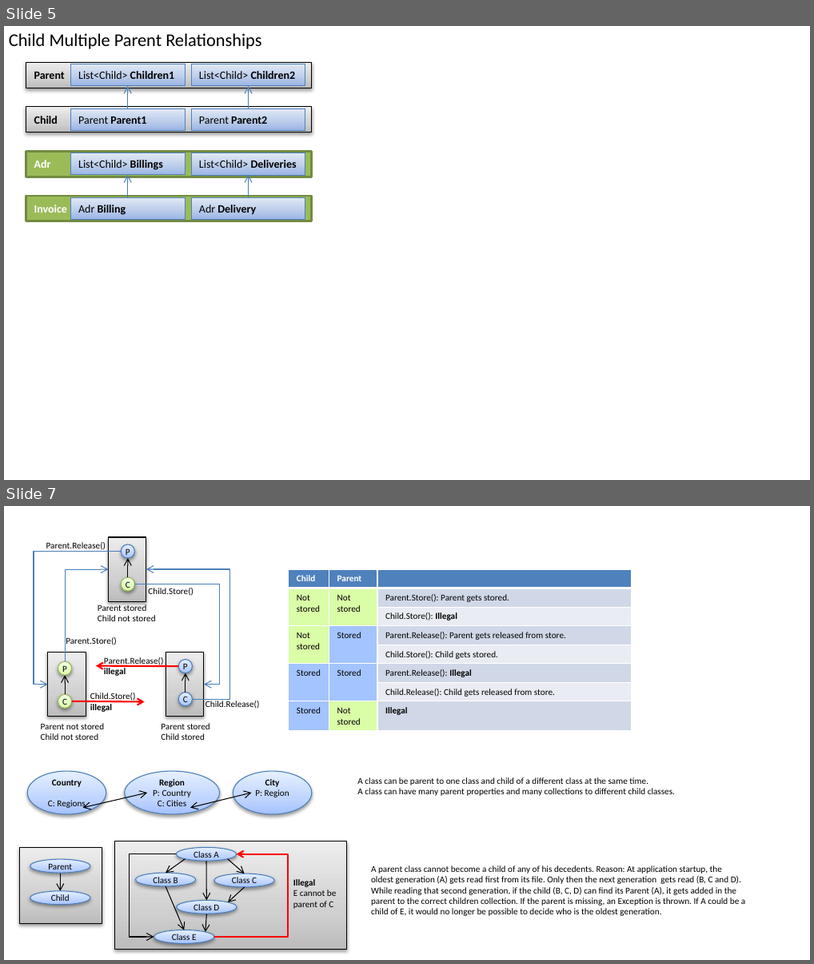
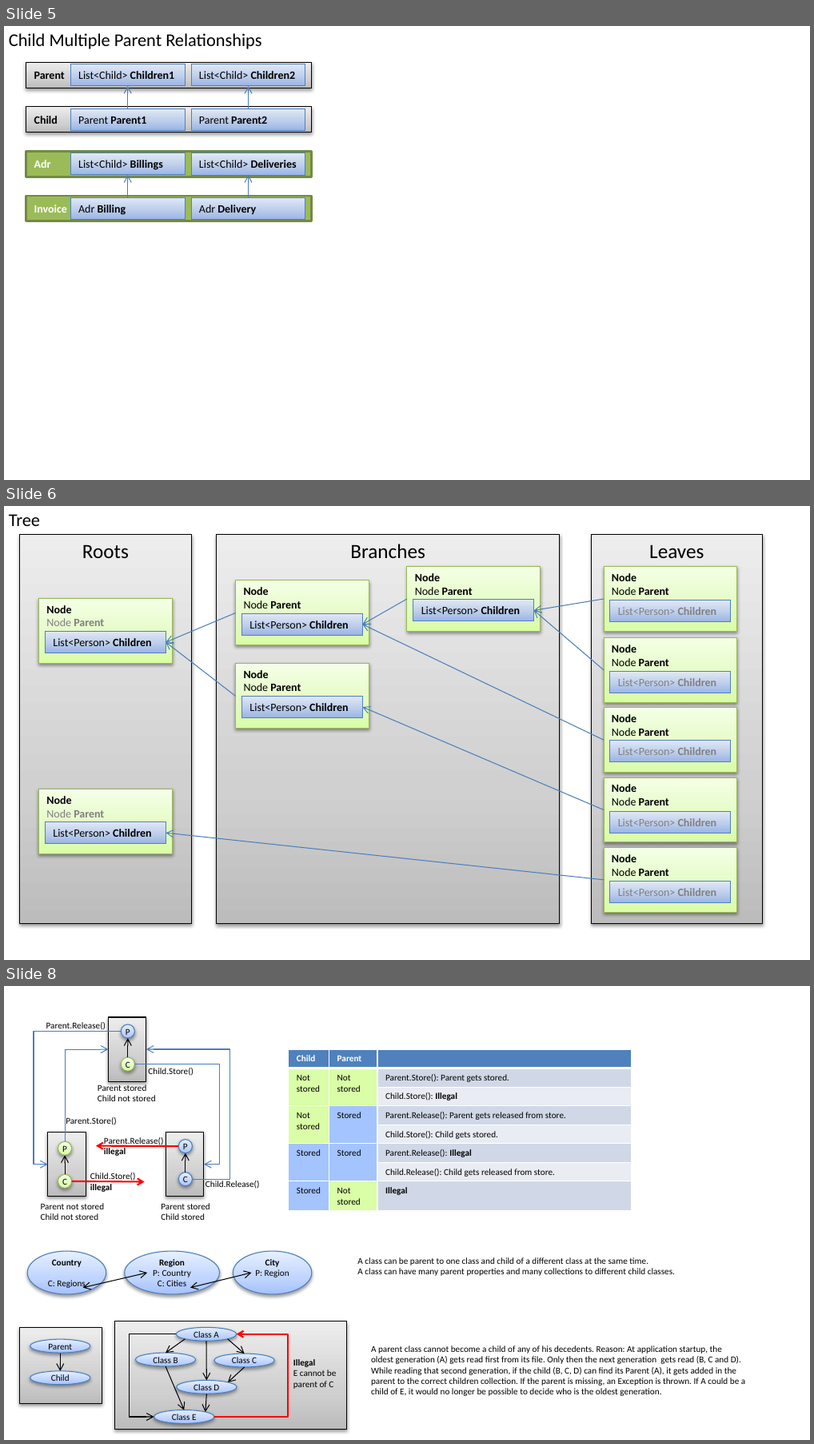
Before and after one commit to PeterHuberSg/StorageLib, a slide deck: Design.pptx. Shown one above the other, each under a label of ours: slides 5 and 7 before the commit, slides 5, 6 and 8 after it; the slides between them are not shown. The pictures are 814x964 and 814x1444 pixels, drawn with LibreOffice and Linux fonts; fonts in the diff are those of the drawing. Boxes give left, top, right and bottom in pixels: in the first picture for what was removed or moved away, otherwise in the second. Text is boxed around its words. In the diff, an @@ line names an element or a change of style, - is before the commit and + after.

```diff
--- a/Design.pptx
+++ b/Design.pptx
@@ slide 6 added at bbox=[4, 506, 810, 960], background #FFFFFF @@
@@ text added at bbox=[9, 514, 40, 526], 16 pt, text #000000 @@
+Tree
@@ rectangle added at bbox=[20, 534, 192, 924], fill gradient #BDBDBD to #D1D1D1 to #EEEEEE, outline #000000 0.75 pt, 18 pt, text #000000 @@
+Roots
@@ rectangle added at bbox=[217, 534, 560, 924], fill gradient #BDBDBD to #D1D1D1 to #EEEEEE, outline #000000 0.75 pt, 18 pt, text #000000 @@
+Branches
@@ rectangle added at bbox=[591, 534, 763, 924], fill gradient #BDBDBD to #D1D1D1 to #EEEEEE, outline #000000 0.75 pt, 18 pt, text #000000 @@
+Leaves
@@ rectangle added at bbox=[407, 567, 540, 631], fill gradient #DAFDA7 to #E4FCC2 to #F5FFE7, outline #98B955 0.75 pt, 10 pt, text #000000, bold @@
+Node
+Node Parent
@@ rectangle added at bbox=[604, 567, 737, 631], fill gradient #DAFDA7 to #E4FCC2 to #F5FFE7, outline #98B955 0.75 pt, 10 pt, text #000000, bold @@
+Node
+Node Parent
@@ rectangle added at bbox=[38, 598, 172, 663], fill gradient #DAFDA7 to #E4FCC2 to #F5FFE7, outline #98B955 0.75 pt, 10 pt, text #808080, bold @@
+Node
+Node Parent
@@ rectangle added at bbox=[235, 580, 369, 644], fill gradient #DAFDA7 to #E4FCC2 to #F5FFE7, outline #98B955 0.75 pt, 10 pt, text #000000, bold @@
+Node
+Node Parent
@@ arrow added from (407, 599) to (363, 624), #4B7EBC 0.75 pt @@
@@ rectangle added at bbox=[414, 600, 534, 621], fill gradient #9AB5E4 to #C2D1ED to #E1E8F5, outline #4F81BD 0.75 pt, 10 pt, text #000000 @@
+List<Person> Children
@@ arrow added from (604, 599) to (534, 610), #4B7EBC 0.75 pt @@
@@ rectangle added at bbox=[610, 600, 731, 622], fill gradient #9AB5E4 to #C2D1ED to #E1E8F5, outline #4F81BD 0.75 pt, 10 pt, text #808080 @@
+List<Person> Children
@@ arrow added from (235, 612) to (166, 642), #4B7EBC 0.75 pt @@
@@ rectangle added at bbox=[242, 613, 363, 635], fill gradient #9AB5E4 to #C2D1ED to #E1E8F5, outline #4F81BD 0.75 pt, 10 pt, text #000000 @@
+List<Person> Children
@@ arrow added from (604, 740) to (363, 624), #4B7EBC 0.75 pt @@
@@ arrow added from (604, 670) to (534, 610), #4B7EBC 0.75 pt @@
@@ rectangle added at bbox=[45, 631, 166, 652], fill gradient #9AB5E4 to #C2D1ED to #E1E8F5, outline #4F81BD 0.75 pt, 10 pt, text #000000 @@
+List<Person> Children
@@ arrow added from (235, 696) to (166, 642), #4B7EBC 0.75 pt @@
@@ rectangle added at bbox=[604, 637, 737, 702], fill gradient #DAFDA7 to #E4FCC2 to #F5FFE7, outline #98B955 0.75 pt, 10 pt, text #000000, bold @@
+Node
+Node Parent
@@ rectangle added at bbox=[235, 664, 369, 728], fill gradient #DAFDA7 to #E4FCC2 to #F5FFE7, outline #98B955 0.75 pt, 10 pt, text #000000, bold @@
+Node
+Node Parent
@@ rectangle added at bbox=[610, 672, 731, 693], fill gradient #9AB5E4 to #C2D1ED to #E1E8F5, outline #4F81BD 0.75 pt, 10 pt, text #808080 @@
+List<Person> Children
@@ rectangle added at bbox=[242, 696, 363, 718], fill gradient #9AB5E4 to #C2D1ED to #E1E8F5, outline #4F81BD 0.75 pt, 10 pt, text #000000 @@
+List<Person> Children
@@ arrow added from (604, 810) to (363, 707), #4B7EBC 0.75 pt @@
@@ rectangle added at bbox=[604, 708, 737, 772], fill gradient #DAFDA7 to #E4FCC2 to #F5FFE7, outline #98B955 0.75 pt, 10 pt, text #000000, bold @@
+Node
+Node Parent
@@ rectangle added at bbox=[610, 740, 731, 762], fill gradient #9AB5E4 to #C2D1ED to #E1E8F5, outline #4F81BD 0.75 pt, 10 pt, text #808080 @@
+List<Person> Children
@@ rectangle added at bbox=[38, 789, 172, 853], fill gradient #DAFDA7 to #E4FCC2 to #F5FFE7, outline #98B955 0.75 pt, 10 pt, text #808080, bold @@
+Node
+Node Parent
@@ rectangle added at bbox=[604, 777, 737, 841], fill gradient #DAFDA7 to #E4FCC2 to #F5FFE7, outline #98B955 0.75 pt, 10 pt, text #000000, bold @@
+Node
+Node Parent
@@ rectangle added at bbox=[610, 811, 731, 832], fill gradient #9AB5E4 to #C2D1ED to #E1E8F5, outline #4F81BD 0.75 pt, 10 pt, text #808080 @@
+List<Person> Children
@@ rectangle added at bbox=[45, 821, 166, 843], fill gradient #9AB5E4 to #C2D1ED to #E1E8F5, outline #4F81BD 0.75 pt, 10 pt, text #000000 @@
+List<Person> Children
@@ arrow added from (604, 880) to (166, 832), #4B7EBC 0.75 pt @@
@@ rectangle added at bbox=[604, 847, 737, 912], fill gradient #DAFDA7 to #E4FCC2 to #F5FFE7, outline #98B955 0.75 pt, 10 pt, text #000000, bold @@
+Node
+Node Parent
@@ rectangle added at bbox=[610, 881, 731, 903], fill gradient #9AB5E4 to #C2D1ED to #E1E8F5, outline #4F81BD 0.75 pt, 10 pt, text #808080 @@
+List<Person> Children
@@ what was slide 7 is now slide 8 @@
```
Also in this commit, not shown: 1 slide changed, 21 other files.
